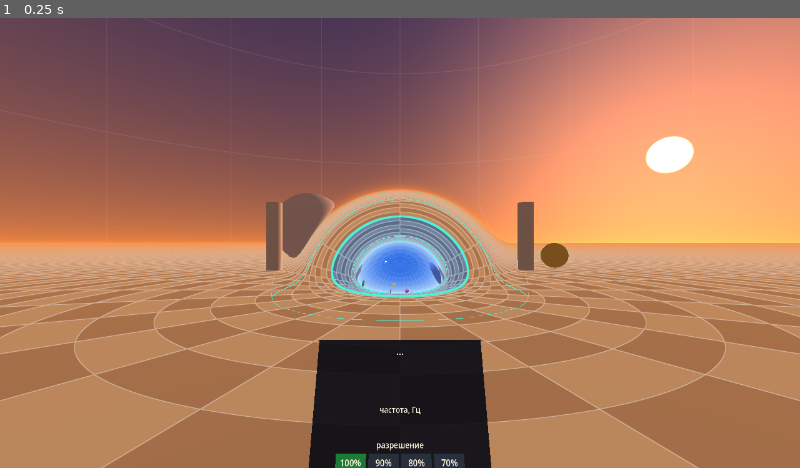
Above: before the commit, frame 1.
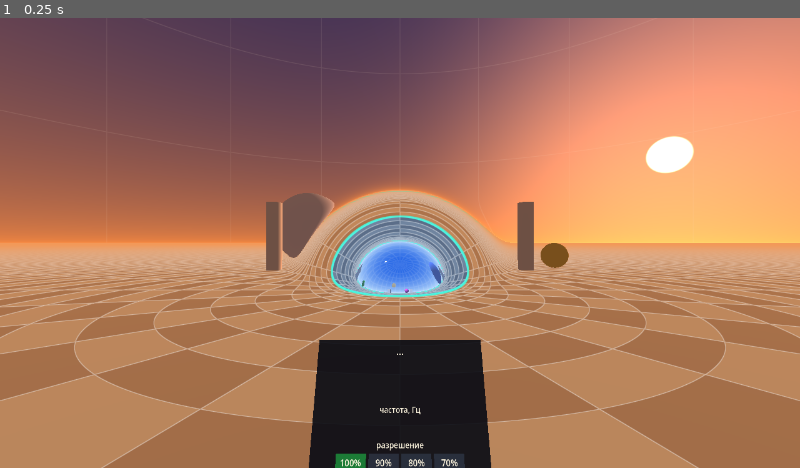
Above: after the commit, the same moment.

Repository: pomid0rko0/steam-frame-wromhole
Game: Godot game, scene res://main.tscn
Same seed, same stepped clock (60 frames per second), same inputs: the game is played once before the commit and once after it.
Inputs:
- Up to frame 1 (0.25 s): no input

The runs differ from the first frame. In frame 1, 0.2% of the frame differs, in the area x 33-72%, y 40-68%.

Commit message:
Cheaper curved-region rays: loop-free fillet integral, one shading, no ball code without balls
The Frame's own shader compiler (Mesa ir3 in Turnip, Adreno 750; tools/adreno_stats.sh runs it
over Mesa's noop drm-shim) showed the ray tracer at 10 800 instructions and 48 registers, the
most there is: 4 waves at once per core. Most of it was the movable balls' code (12 unrolled
candidate loops with bisections), present in the plain scene with no balls.

- fillet integral by product integration: F(u) and G(u) (angle and path length per dv) on 5
  nodes, moments against the exact weight dv in closed form; no loops, the same cost for every
  ray (it was up to 27 integrand values near the photon sphere). The integral up to any point is
  the same formula: the floor crossing is 2 Newton steps, outside any loop. One set of
  coefficients serves both fillets. Where the moment recursion is unstable in float32 the
  smooth factor of the weight goes into the polynomial (3 regimes, h < R included)
- the trace ends first (flat, curved, flat), then one shading; grid-line derivatives in uniform
  control flow, with the other screen axis across an edge of what the rays end on (the old
  derivatives in branches drew a dashed throat-circle line across the floor)
- shaders/wormhole.gdshader leaves the movable balls out (WH_NO_BALLS), wormhole_balls.gdshader
  has them; main.set_balls chooses. Ball loops run to wh_nBall, candidates are bit masks
- ir3, Adreno 750: plain scene 3 000 instructions, 16 registers, 12 waves; with balls 4 100, 24,
  8 (was 10 800, 48, 4 for both)
- ref/wh.py fast mirrors the new method; test_fast (float64 vs RK4): exit error 2e-6 .. 8e-6 rho0
  where it was 4e-5 .. 6e-5; crease profiles as before; long fillet floor 1.1e-4 rho0 (was 3.9e-5)
- ref/test_gpu.py (float32 vs float64, balls and WH_BALLS=0): class 100%; sky max
  0.0003/0.0004/0.0002/0.0002 deg (was 0.0012/0.0013/0.0006/0.0006), floor max
  0.0026/0.0035/0.0067/0.0160 (was 0.0038/0.0035/0.0143/0.0159), balls max 0.0028/0.0003/-/0.0008
- tools/test_stereo.sh: all pass, 0.01 px; it now also checks the floor lines with the shader
  without balls, the one the plain scene runs
- tools/setup.sh builds Turnip and the drm-shim into tools/.bin/mesa-fd (~4 min)

Not measured on the Frame yet.

Co-Authored-By: Claude Opus 5.5 <noreply@anthropic.com>
Claude-Session: https://claude.ai/code/session_01T5n9C5gWKiZxC2Rfs8ay4g

Diff:
--- a/godot/main.gd
+++ b/godot/main.gd
@@ -9,7 +9,7 @@
 ## n.z = 0). Physical movement in the play space moves the feet along floor geodesics,
 ## parallel-transporting the play-space axes; the head sits head-height above the feet
 ## along the floor normal. Each eye is derived in the shader from that view's own
-## matrices (see shaders/wormhole.gdshader).
+## matrices (see shaders/wormhole_view.gdshaderinc).
 
 # optozorax's SDF (sphere 0.3, planes +-0.5, union_round 0.1) at 1 unit = 10 m
 const THROAT_RADIUS := 3.0
@@ -22,6 +22,9 @@
 # Stereo check (see _add_check): balls in chart A, in front of the start position
 const CHECK_BALLS := [Vector3(7.5, -0.5, 1.5), Vector3(8.0, -1.8, 1.1), Vector3(8.3, 1.6, 1.9)]
 const CHECK_BALL_RADIUS := 0.3
+# the ray tracer without movable balls, and with them (set_balls)
+const SHADER_PLAIN := preload("res://shaders/wormhole.gdshader")
+const SHADER_BALLS := preload("res://shaders/wormhole_balls.gdshader")
 
 var space := WormholeSpace.new(THROAT_RADIUS, HALF_LENGTH, FILLET)
 var scene: Dictionary = JSON.parse_string(FileAccess.get_file_as_string("res://scene.json"))
@@ -82,7 +85,7 @@
 			hands.append(c)
 
 	material = ShaderMaterial.new()
-	material.shader = load("res://shaders/wormhole.gdshader")
+	material.shader = SHADER_PLAIN
 	material.set_shader_parameter("wh_rho0", space.rho0)
 	material.set_shader_parameter("wh_h", space.h)
 	material.set_shader_parameter("wh_fillet", space.fillet)
@@ -258,12 +261,7 @@
 		m.material_override = ball_mat
 		m.position = c
 		overlay.add_child(m)
-	while pos.size() < 12:
-		pos.append(Vector4.ZERO)
-		col.append(Vector4.ZERO)
-	material.set_shader_parameter("wh_ball", pos)
-	material.set_shader_parameter("wh_ballCol", col)
-	material.set_shader_parameter("wh_nBall", CHECK_BALLS.size())
+	set_balls(pos, col)
 	# no other objects: Godot's floor lines would be drawn over them where the floor is hidden
 	var none_sph := PackedVector4Array()
 	var none_pil := PackedVector4Array()
@@ -276,6 +274,24 @@
 	material.set_shader_parameter("wh_sph", none_sph)
 	material.set_shader_parameter("wh_pil", none_pil)
 	material.set_shader_parameter("wh_box", none_box)
+
+
+## Movable balls in the ray tracer: centres as points of R^4 (xyz, w), colours as (rgb, radius),
+## at most 12. Without balls the ray tracer is a separate shader that leaves their code out: it
+## needs registers even where no ray runs it, and the GPU then runs fewer pixels at once. The
+## shader is chosen here, so set the balls at the start: changing it later costs a hitch while the
+## GPU compiles the other one.
+func set_balls(pos: PackedVector4Array, col: PackedVector4Array) -> void:
+	var n := pos.size()
+	var p := pos.duplicate()
+	var c := col.duplicate()
+	while p.size() < 12:
+		p.append(Vector4.ZERO)
+		c.append(Vector4.ZERO)
+	material.shader = SHADER_BALLS if n > 0 else SHADER_PLAIN
+	material.set_shader_parameter("wh_ball", p)
+	material.set_shader_parameter("wh_ballCol", c)
+	material.set_shader_parameter("wh_nBall", n)
 
 
 ## With the feet in the flat part of sheet A, chart coordinates and the play space differ by a
--- a/godot/shaders/wormhole.gdshader
+++ b/godot/shaders/wormhole.gdshader
@@ -1,67 +1,7 @@
 shader_type spatial;
 render_mode unshaded, cull_disabled, depth_test_disabled, depth_draw_never, skip_vertex_transform, fog_disabled;
 
-// Full-screen ray tracer. The script supplies the head's point on the manifold
-// (head_l, head_n), the play-space axes parallel-transported to it (head_f, as (U_l, u))
-// and the head's play-space position.
-//
-// Multiview (stereo) in Godot: VIEW_MATRIX / INV_VIEW_MATRIX are the camera between the
-// eyes for BOTH views. Each eye's position and rotation relative to it are folded into that
-// view's PROJECTION_MATRIX, and EYE_OFFSET is the eye's position in that shared view space.
-// So the eye sits at EYE_OFFSET, and the ray of a pixel is the line from EYE_OFFSET through
-// the pixel's unprojected point. The eye's manifold state is obtained by following the
-// geodesic from the head to the eye. Without multiview EYE_OFFSET is zero.
-
-uniform float wh_rho0 = 3.0;
-uniform float wh_h = 5.0;
-uniform float wh_fillet = 1.0;
-uniform vec4 wh_sph[6];
-uniform vec4 wh_pil[4];
-uniform vec4 wh_box[4];
-uniform vec4 wh_ball[12];
-uniform vec4 wh_ballCol[12];
-uniform int wh_nBall = 0;
-uniform float head_l = 10.0;
-uniform vec3 head_n = vec3(1.0, 0.0, 0.0);
-uniform vec4 head_f[3];
-uniform vec3 head_pos;
-
-#include "res://shaders/wormhole_core.gdshaderinc"
-
-varying flat float v_l;
-varying flat vec3 v_n;
-varying flat vec4 v_f0;
-varying flat vec4 v_f1;
-varying flat vec4 v_f2;
-
-void vertex() {
-	POSITION = vec4(VERTEX.xy, 1.0, 1.0);
-	float l = head_l;
-	vec3 n = head_n;
-	vec4 f0 = head_f[0];
-	vec4 f1 = head_f[1];
-	vec4 f2 = head_f[2];
-	vec3 eye = (INV_VIEW_MATRIX * vec4(EYE_OFFSET, 1.0)).xyz;
-	vec3 off = eye - head_pos;                         // this eye relative to the head, play space
-	float len = length(off);
-	if (len > 1e-6) {
-		vec4 dir = (off.x * f0 + off.y * f1 + off.z * f2) / len;
-		wh_geodesic(l, n, dir, len, f0, f1, f2);
-	}
-	v_l = l; v_n = n; v_f0 = f0; v_f1 = f1; v_f2 = f2;
-}
-
-void fragment() {
-	// unproject the pixel at two depths and use the far point (independent of the depth
-	// convention); the ray runs from the eye, EYE_OFFSET, through it
-	vec2 ndc = SCREEN_UV * 2.0 - 1.0;
-	vec4 pa = INV_PROJECTION_MATRIX * vec4(ndc, 0.001, 1.0);
-	vec4 pb = INV_PROJECTION_MATRIX * vec4(ndc, 0.999, 1.0);
-	vec3 qa = pa.xyz / pa.w;
-	vec3 qb = pb.xyz / pb.w;
-	vec3 vd = normalize((dot(qa, qa) > dot(qb, qb) ? qa : qb) - EYE_OFFSET);
-	vec3 pd = normalize((INV_VIEW_MATRIX * vec4(vd, 0.0)).xyz);   // play-space direction
-	vec4 V = pd.x * v_f0 + pd.y * v_f1 + pd.z * v_f2;
-	vec4 dbg;
-	ALBEDO = wh_render(v_l, v_n, V.x, V.yzw, dbg);
-}
+// The ray tracer for scenes without movable balls (wh_nBall = 0): the balls' code is left out.
+// It needs registers even where no ray runs it, and the GPU then runs fewer pixels at once.
+#define WH_NO_BALLS
+#include "res://shaders/wormhole_view.gdshaderinc"
--- /dev/null
+++ b/godot/shaders/wormhole_balls.gdshader
@@ -0,0 +1,5 @@
+shader_type spatial;
+render_mode unshaded, cull_disabled, depth_test_disabled, depth_draw_never, skip_vertex_transform, fog_disabled;
+
+// The ray tracer with movable balls (wh_ball, wh_ballCol, wh_nBall).
+#include "res://shaders/wormhole_view.gdshaderinc"
--- a/godot/tests/desktop_sphere.gd
+++ b/godot/tests/desktop_sphere.gd
@@ -32,12 +32,7 @@
 		if mode == "ray":
 			var pos := PackedVector4Array([Vector4(CHART.x, CHART.y, CHART.z, main.space.h)])
 			var col := PackedVector4Array([Vector4(1.0, 0.0, 0.0, RADIUS)])
-			for i in 11:
-				pos.append(Vector4.ZERO)
-				col.append(Vector4.ZERO)
-			main.material.set_shader_parameter("wh_ball", pos)
-			main.material.set_shader_parameter("wh_ballCol", col)
-			main.material.set_shader_parameter("wh_nBall", 1)
+			main.set_balls(pos, col)
 		else:
 			var m := MeshInstance3D.new()
 			var s := SphereMesh.new()
--- a/godot/tests/multiview_check.gd
+++ b/godot/tests/multiview_check.gd
@@ -3,15 +3,18 @@
 ## mode "ray" hides Godot's green overlay, "floor" shows only its floor lines, "domain" fills
 ## the area where it may draw floor lines, "balls" shows only its ball grids, "both" all of it.
 ## Comparing them shows whether green lands exactly on the ray-traced white lines and red balls.
-##   godot --path . -s res://tests/multiview_check.gd -- out_prefix ray|floor|domain|balls|both case
+##   godot --path . -s res://tests/multiview_check.gd -- out_prefix ray|floor|domain|balls|both case [plain]
 ## case 0: straight head, parallel eyes; 1: turned/tilted head, canted eyes, asymmetric frusta;
 ## 2: as 1, then the head walks 0.7 m and turns 35 degrees over ten frames before the capture.
+## plain: without the ray-traced balls, i.e. with the shader the normal scene uses (no balls'
+## code); only the floor lines can be compared then.
 
 var main: Node3D
 var hmd
 var frames := 0
 var mode: String
 var case := 0
+var plain := false
 
 
 func _initialize() -> void:
@@ -19,6 +22,7 @@
 	mode = args[1]
 	hmd = preload("res://tests/fake_hmd.gd").new()
 	case = int(args[2])
+	plain = args.size() > 3 and args[3] == "plain"
 	if case == 0:
 		hmd.setup(Transform3D(Basis.IDENTITY, Vector3(0.0, 1.6, 0.0)), 0.064, 0.0, Vector4(-1.0, 1.0, -1.1, 1.1))
 	else:
@@ -40,6 +44,8 @@
 		main.place(1.0, main.START_POS, main.START_FORWARD)
 	if frames == 4:
 		main.perf.visible = false        # it follows the head: in every view
+		if plain:
+			main.set_balls(PackedVector4Array(), PackedVector4Array())
 		var grid: MeshInstance3D = main.overlay.get_node("Grid")
 		match mode:
 			"ray":
--- a/godot/tests/multiview_hmd.gd
+++ b/godot/tests/multiview_hmd.gd
@@ -75,12 +75,7 @@
 				m.position = p
 				main.origin.add_child(m)
 		if mode == "ray":
-			while pos.size() < 12:
-				pos.append(Vector4.ZERO)
-				col.append(Vector4.ZERO)
-			main.material.set_shader_parameter("wh_ball", pos)
-			main.material.set_shader_parameter("wh_ballCol", col)
-			main.material.set_shader_parameter("wh_nBall", BALLS.size())
+			main.set_balls(pos, col)
 	if frames == 14:
 		var rid: RID = main.xr_view.get_texture().get_rid()
 		for i in 2:
--- a/godot/tests/multiview_sphere.gd
+++ b/godot/tests/multiview_sphere.gd
@@ -42,12 +42,7 @@
 			var p := Vector4(CHART.x, CHART.y, CHART.z, main.space.h)     # point of R^4 in sheet A
 			var pos := PackedVector4Array([p])
 			var col := PackedVector4Array([Vector4(1.0, 0.0, 0.0, RADIUS)])
-			for i in 11:
-				pos.append(Vector4.ZERO)
-				col.append(Vector4.ZERO)
-			main.material.set_shader_parameter("wh_ball", pos)
-			main.material.set_shader_parameter("wh_ballCol", col)
-			main.material.set_shader_parameter("wh_nBall", 1)
+			main.set_balls(pos, col)
 		else:
 			var m := MeshInstance3D.new()
 			var s := SphereMesh.new()
--- a/godot/tests/perf.gd
+++ b/godot/tests/perf.gd
@@ -37,7 +37,7 @@
 			main.place(1.0, Vector3(6.5, 0.0, 0.0), -main.START_FORWARD)
 		match variant:
 			"check_noballs":
-				main.material.set_shader_parameter("wh_nBall", 0)
+				main.set_balls(PackedVector4Array(), PackedVector4Array())
 			"check_nooverlay":
 				main.overlay.visible = false
 			"check_nogrid":
@@ -51,12 +51,7 @@
 				for c in main.CHECK_BALLS:
 					pos.append(Vector4(c.x, c.y, c.z, main.space.h))
 					col.append(Vector4(0.85, 0.08, 0.06, main.CHECK_BALL_RADIUS))
-				while pos.size() < 12:
-					pos.append(Vector4.ZERO)
-					col.append(Vector4.ZERO)
-				main.material.set_shader_parameter("wh_ball", pos)
-				main.material.set_shader_parameter("wh_ballCol", col)
-				main.material.set_shader_parameter("wh_nBall", 3)
+				main.set_balls(pos, col)
 		RenderingServer.viewport_set_measure_render_time(root.get_viewport_rid(), true)
 	if frames == 110:
 		t0 = Time.get_ticks_usec()
Not shown, added: godot/shaders/wormhole_balls.gdshader.uid
Not shown, changed: godot/shaders/wormhole_core.gdshaderinc
Not shown, added: godot/shaders/wormhole_view.gdshaderinc
Not shown, added: godot/shaders/wormhole_view.gdshaderinc.uid
Not shown, changed: CLAUDE.md
Not shown, changed: README.md
Not shown, changed: ref/test_fast.py
Not shown, changed: ref/test_gpu.py
Not shown, changed: ref/wh.py
Not shown, added: tools/adreno_stats.sh
Not shown, changed: tools/compare/check_scene.py
Not shown, changed: tools/setup.sh
(and 1 more such lines)
